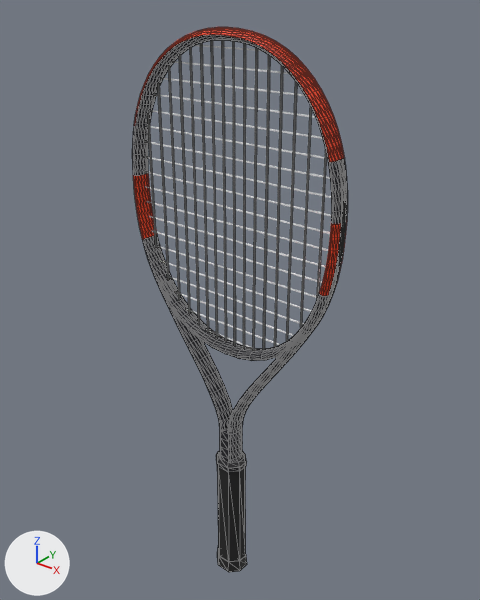
Renders of the glTF model assets/realistic/babolat-evoke-105.glb from each side of a commit.
Camera for both pictures: a 50 mm lens placed at (0.429, -0.518, 0.728), pointed at (-0.006, 0.025, 0.391). Arrows for +X, +Y and +Z are at lower left; the lights stay in place. The first picture is the older version. Mesh edges are drawn as thin lines on the coarser meshes. Where no turn or scale is listed for an object, it has been applied to the vertices. Vertices at exactly the same position are counted once.

Objects in the first picture: 'bumper', 'frame', 'grip', 'grommets', 'strings_crosses', 'strings_mains' and 2 more.
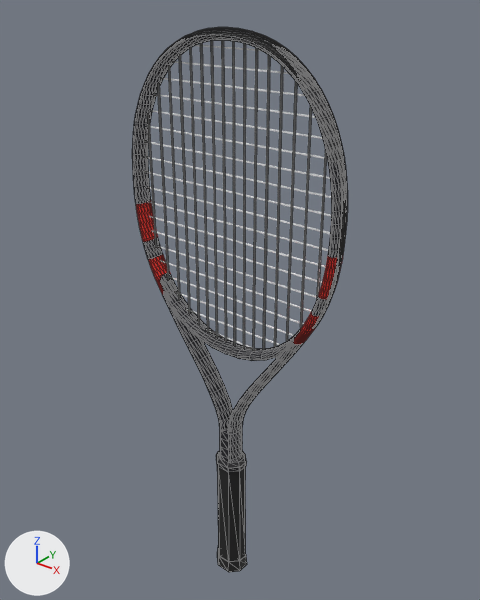
What the commit changed:
Material 'mat_bumper' (mat_mat_bumper) changes colour from red #f2431e to black #1c1c20; in linear values from (0.888, 0.0561, 0.013) to (0.0116, 0.0116, 0.0144).
me_frame is used by ob_frame; location (0.0, 0.0, 0.432).
me_frame had 1688 vertices, 3316 faces and spanned x -0.138..0.138, y -0.012..0.012, z -0.254..0.254.
me_frame now has 1752 vertices, 3444 faces and spans x -0.138..0.138, y -0.012..0.012, z -0.254..0.254.
me_frame part 1: 2 vertices moved within x -0.118, y -0.011..0.011, z -0.007; 32 vertices removed from x -0.138..-0.119, y -0.011..0.011, z 0.017..0.093; 64 vertices added at x -0.136..-0.09, y -0.012..0.012, z -0.049..0.059.
me_frame part 2: 2 vertices moved within x 0.126, y -0.011..0.011, z 0.017; 32 vertices removed from x 0.119..0.138, y -0.011..0.011, z 0.017..0.093; 64 vertices added at x 0.09..0.136, y -0.012..0.012, z -0.049..0.059.
me_frame part 3: 340 kept faces spanning x -0.138..0.138, y -0.012..0.012, z -0.049..0.092 get new vertex colours.

What differs and where, as boxes (x1, y1, x2, y2) in the pictures (480 x 600 px; the box of a moved part takes in the faces that stretch with it):
'bumper', recoloured: (134, 27, 345, 162) in both
part 1 of me_frame, moved or reshaped: before (133, 163, 157, 269); after (135, 195, 171, 295)
part 2 of me_frame, moved or reshaped: before (319, 207, 348, 307); after (283, 250, 344, 357)
part 3 of me_frame, recoloured: (133, 173, 347, 344) in both
